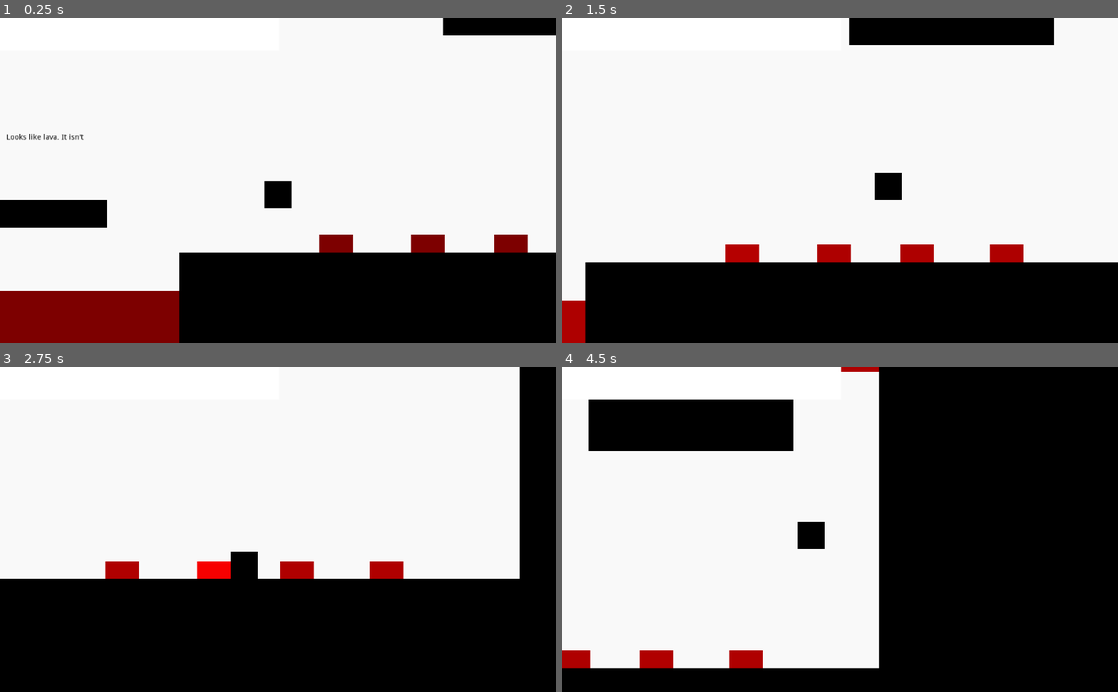
Above: before the commit, frames 1-4 (two rows, left to right).
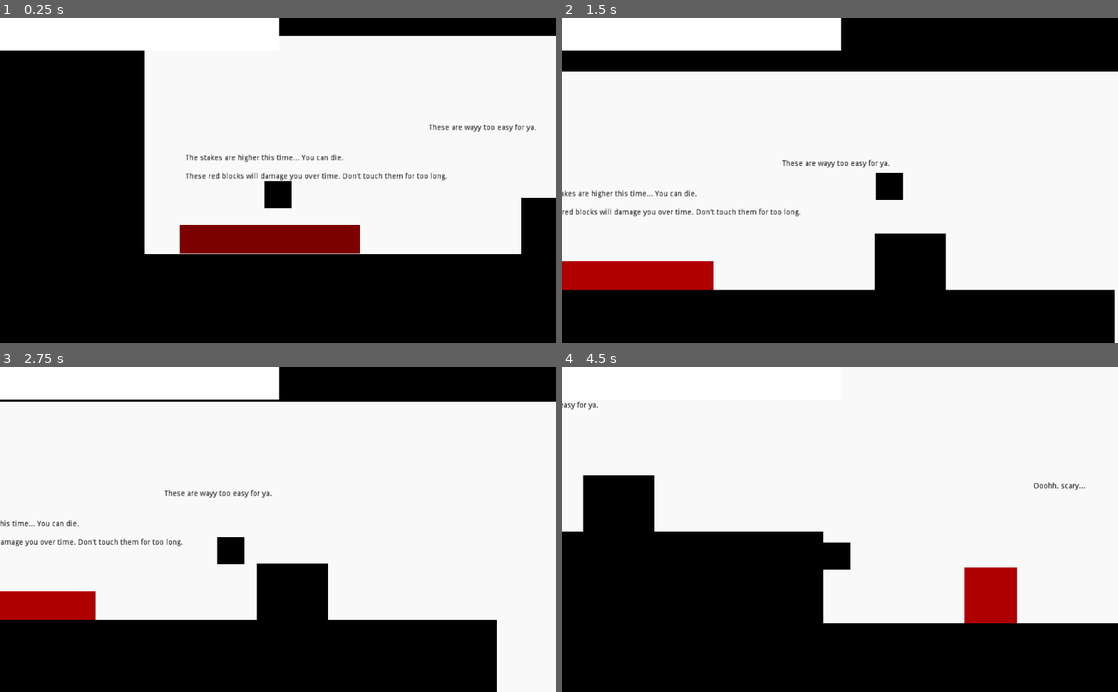
Above: after the commit, the same moments.

Repository: RavenJFelix/Square
Game: Godot game, scene res://levelz/level-4/level-4.tscn
Same seed, same stepped clock (60 frames per second), same inputs: the game is played once before the commit and once after it. This scene is started directly instead of the project's main scene.
Inputs:
- Up to frame 1 (0.25 s): no input
- Up to frame 2 (1.5 s): hold Right (ui_right) from 0.53 s (still down); tap Up (ui_up) at 0.77 s
- Up to frame 3 (2.75 s): tap Up (ui_up) at 1.52 s; release Right (ui_right) at 2.03 s; hold Left (ui_left) from 2.03 s (still down)
- Up to frame 4 (4.5 s): release Left (ui_left) at 2.78 s; hold Right (ui_right) 2.78-4.28 s; tap Up (ui_up) at 3.02, 3.77 s; hold Left (ui_left) from 4.28 s (still down)

The runs differ from the first frame. In frame 1, 31% of the frame differs, in the area x 0-100%, y 0-100%; in frame 2, 20%; in frame 3, 25%; in frame 4, 64%, in the area x 0-100%, y 0-93%.

Commit message:
Have level 4 and and movoe player ahhh

Diff:
--- a/levelz/level-4/level-4.tscn
+++ b/levelz/level-4/level-4.tscn
@@ -26,7 +26,7 @@
 scale = Vector2( 153.874, 78.3309 )
 
 [node name="Player" parent="Double" instance=ExtResource( 2 )]
-position = Vector2( 4215.01, 1390.1 )
+position = Vector2( 236.443, -47.916 )
 
 [node name="Label" type="Label" parent="Double"]
 margin_left = 65.6788
@@ -311,6 +311,7 @@
 position = Vector2( 1908.42, 1199.55 )
 scale = Vector2( 4.79153, 4.79153 )
 z_index = -4
+scene = "res://levelz/level_0/level_0.tscn"
 
 [node name="HurtPlatform" parent="." instance=ExtResource( 4 )]
 position = Vector2( 221.642, 75.4615 )
